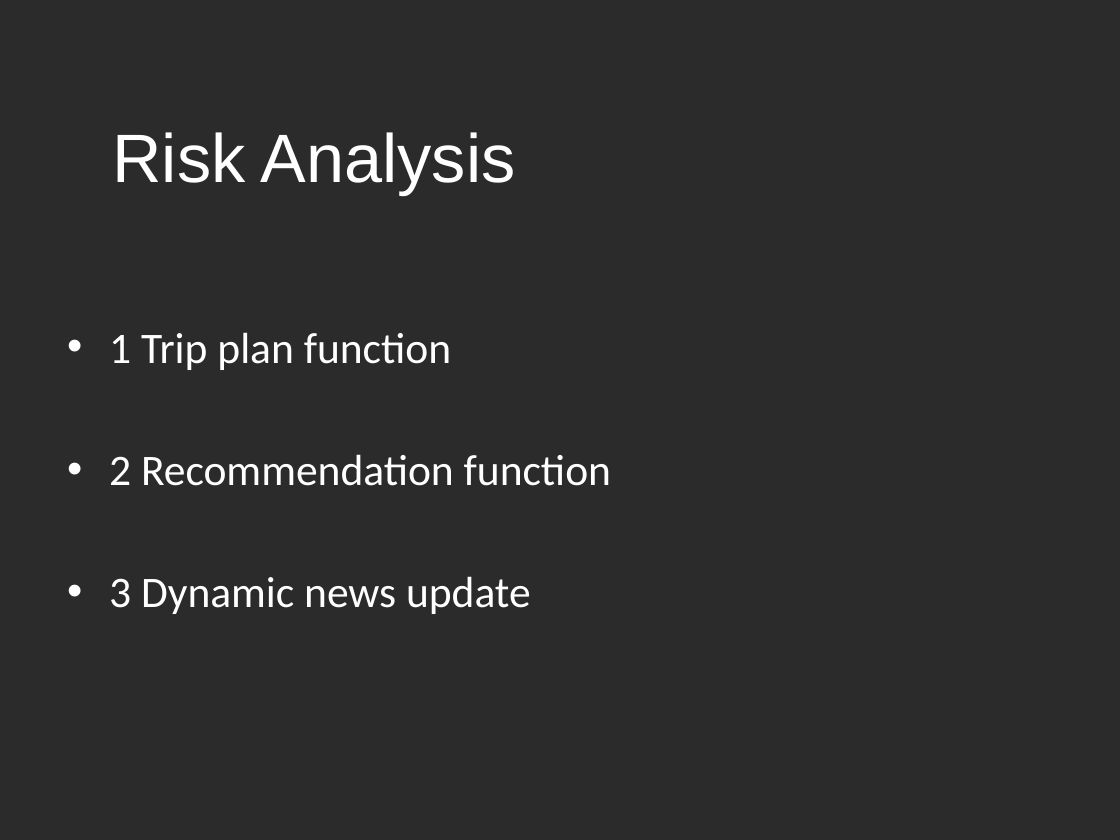
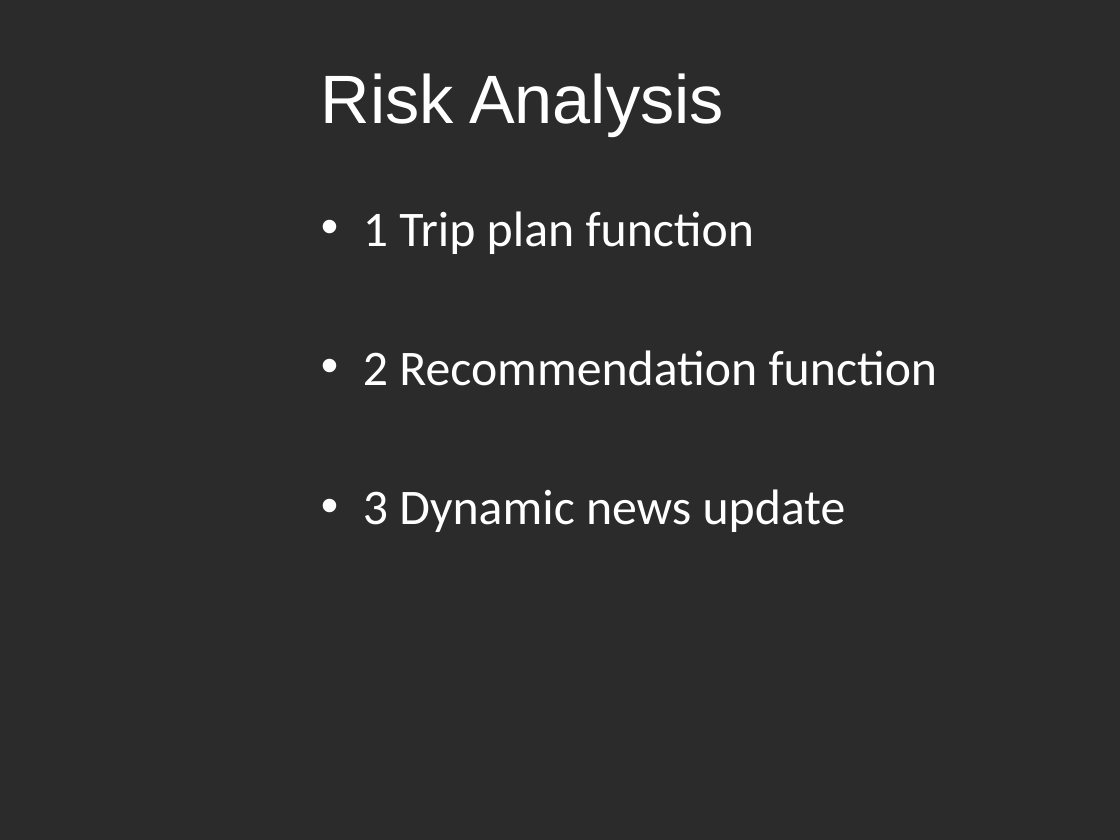
Before and after one commit to fighteriris/512_Final, a slide deck: slide 11 of 512副本.pptx (slide 13 before the commit). Drawn at 1120x840 pixels with LibreOffice and Linux fonts; fonts in the diff are those of the drawing; background and template pictures are left out; a plain dark background stands for a picture behind light text. Boxes give left, top, right and bottom in pixels: in the first picture for what was removed or moved away, otherwise in the second. Text is boxed around its words. In the diff, an @@ line names an element or a change of style, - is before the commit and + after.

Commit message:
update pptx

```diff
--- a/512副本.pptx
+++ b/512副本.pptx
@@ title "Risk Analysis": place and size @@
-title "Risk Analysis" at [113,132,516,194]
+title "Risk Analysis" at [321,73,724,136]
@@ text "1 Trip plan function": place and size @@
-text "1 Trip plan function" at [109,332,611,614]
+text "1 Trip plan function" at [363,211,938,532]
@@ text "1 Trip plan function" at [363,211,938,532]: size 28 to 32 pt @@
```
Also in this commit, not shown: 3 other slides changed, 2 slides removed.
